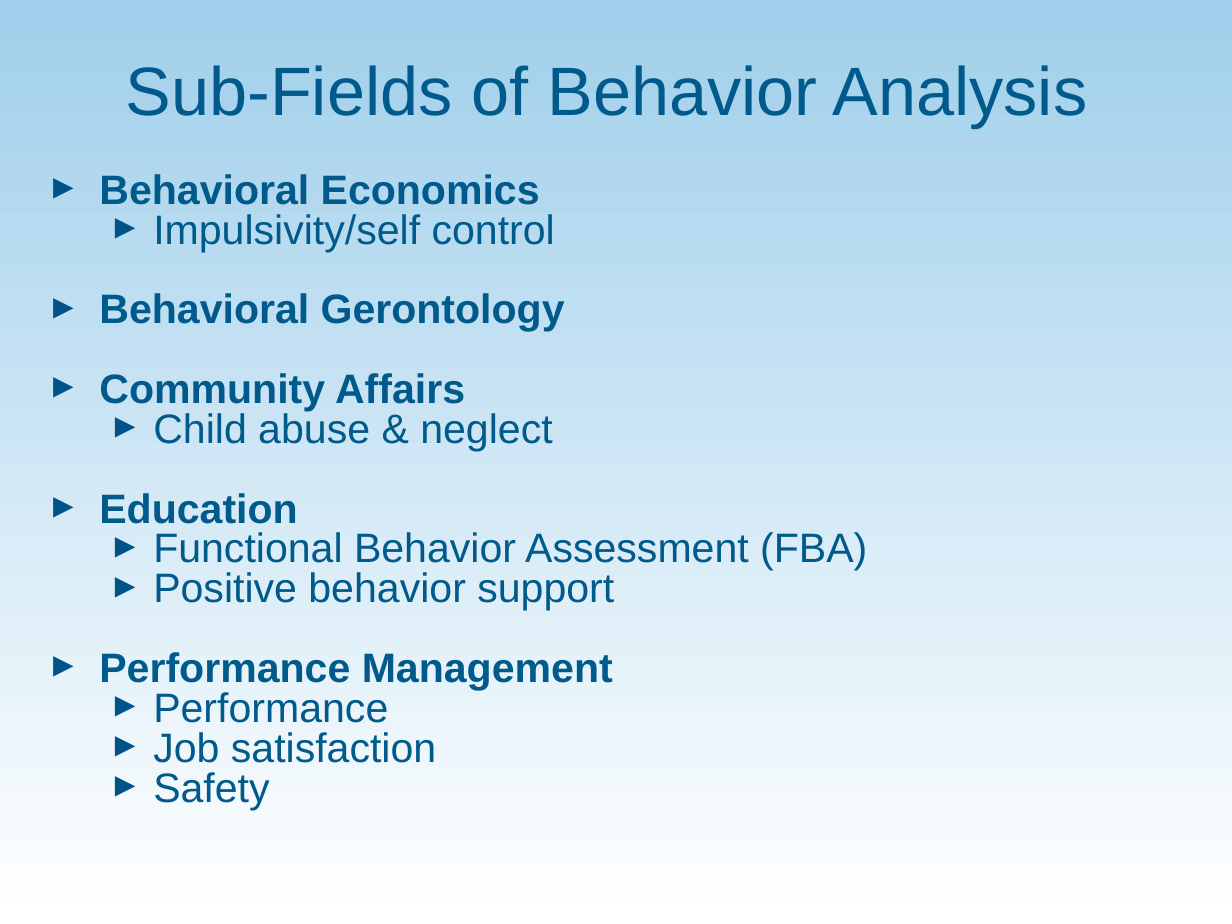
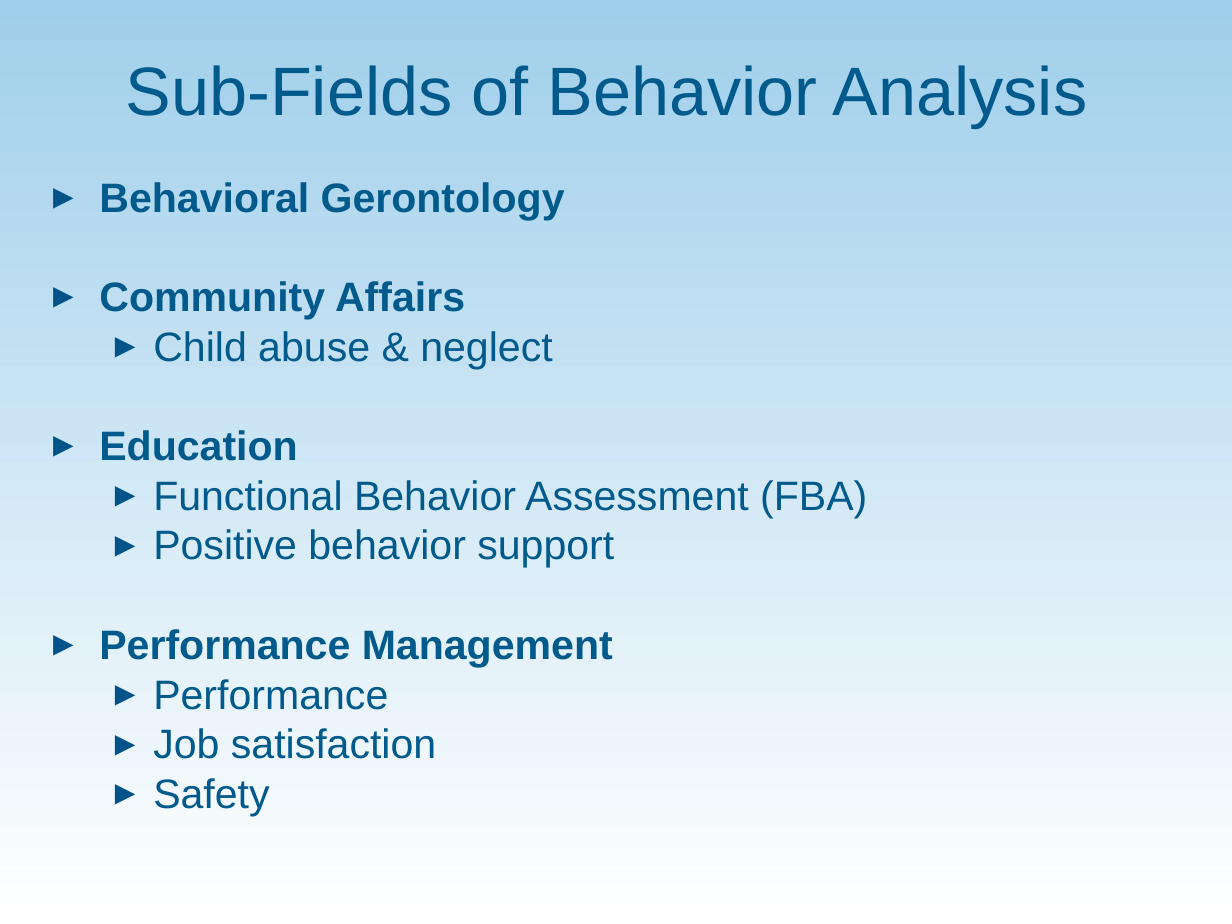
Before and after one commit to communityinclusion/vrsummit.org, a slide deck: slide 7 of assets/PP_Performance_Management_Behavioral_Perspective.ppt (slide 6 before the commit). Drawn at 1232x924 pixels with LibreOffice and Linux fonts; fonts in the diff are those of the drawing; background and template pictures are left out. Boxes give left, top, right and bottom in pixels: in the first picture for what was removed or moved away, otherwise in the second. Text is boxed around its words. In the diff, an @@ line names an element or a change of style, - is before the commit and + after.

```diff
--- a/assets/PP_Performance_Management_Behavioral_Perspective.ppt
+++ b/assets/PP_Performance_Management_Behavioral_Perspective.ppt
@@ text "Behavioral Gerontology" at bbox=[99, 182, 867, 816]: line spacing 0.6 to 0.8 @@
@@ text at bbox=[99, 174, 555, 252]: paragraphs removed @@
-▸ Behavioral Economics
-  ▸ Impulsivity/self control
```
Also in this commit, not shown: 12 other slides changed, 7 slides added.
